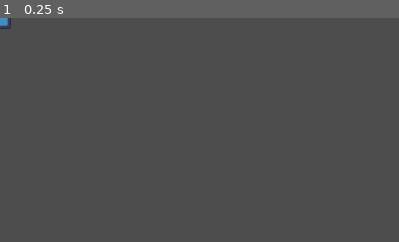
Above: before the commit, frame 1.
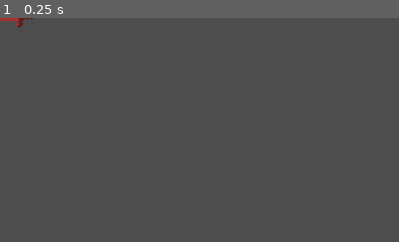
Above: after the commit, the same moment.

Repository: tiny-crab/GWJ2024-05
Game: Godot game, scene res://enemy_projectile.tscn
Same seed, same stepped clock (60 frames per second), same inputs: the game is played once before the commit and once after it. This scene is started directly instead of the project's main scene. The engine's default icon, where the game draws it, is replaced by a stand-in: a white triangle on a blue panel in a dark square.
Inputs:
- Up to frame 1 (0.25 s): no input
The pictures show only the part of the screen within x 0-50%, y 0-50%; the shares and areas given below are measured in that part.

The runs differ from the first frame. In frame 1, 0.2% of the frame differs, in the area x 0-9%, y 0-5%.

Commit message:
Turn Godot logo projectile into sword

Diff:
--- a/enemy_projectile.tscn
+++ b/enemy_projectile.tscn
@@ -1,19 +1,26 @@
 [gd_scene load_steps=4 format=3 uid="uid://feshrnb5sus4"]
 
 [ext_resource type="Script" path="res://enemy_projectile.gd" id="1_x1d01"]
-[ext_resource type="Texture2D" uid="uid://dna4n66mqpa5l" path="res://icon.svg" id="2_ijkk4"]
+[ext_resource type="Texture2D" uid="uid://c2iq5kosjgokg" path="res://assets/enemy_raw_sheet.png" id="2_fqeaa"]
 
-[sub_resource type="RectangleShape2D" id="RectangleShape2D_mkqtp"]
+[sub_resource type="CapsuleShape2D" id="CapsuleShape2D_ggibv"]
+radius = 4.0
 
 [node name="EnemyProjectile" type="Area2D"]
 scale = Vector2(0.25, 0.25)
 script = ExtResource("1_x1d01")
 
 [node name="CollisionShape2D" type="CollisionShape2D" parent="."]
-shape = SubResource("RectangleShape2D_mkqtp")
+rotation = 1.5708
+scale = Vector2(16, 16)
+shape = SubResource("CapsuleShape2D_ggibv")
 
 [node name="Sprite2D" type="Sprite2D" parent="."]
-texture = ExtResource("2_ijkk4")
+rotation = 0.794125
+scale = Vector2(16, 16)
+texture = ExtResource("2_fqeaa")
+region_enabled = true
+region_rect = Rect2(1409, 100, 17, 17)
 
 [node name="DespawnTimer" type="Timer" parent="."]
 wait_time = 5.0
